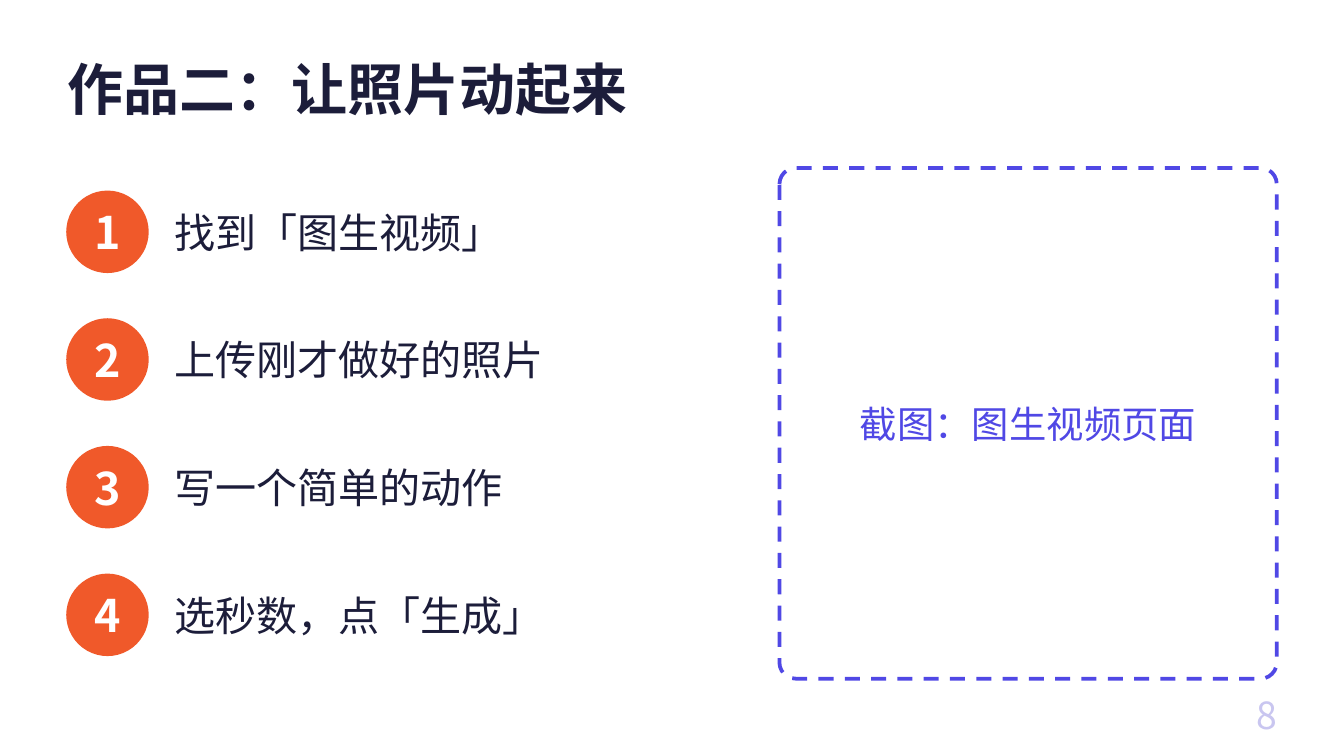
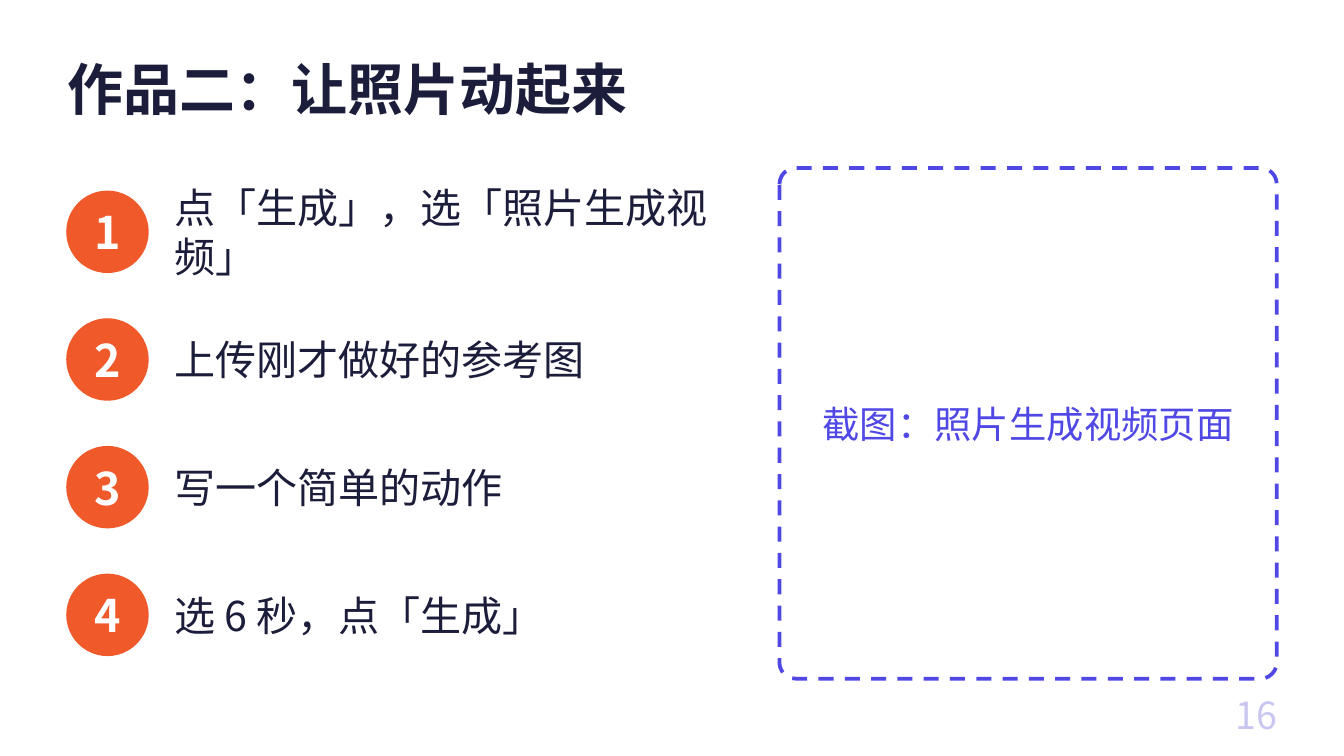
Before and after one commit to freyhuang-11/thinknova-memory, a slide deck: slide 16 of courses/CC长者课_AI情绪焕新/AI情绪焕新_长者课.pptx (slide 8 before the commit). Drawn at 1344x756 pixels with LibreOffice and Linux fonts; fonts in the diff are those of the drawing. Boxes give left, top, right and bottom in pixels: in the first picture for what was removed or moved away, otherwise in the second. Text is boxed around its words. In the diff, an @@ line names an element or a change of style, - is before the commit and + after.

```diff
--- a/courses/CC长者课_AI情绪焕新/AI情绪焕新_长者课.pptx
+++ b/courses/CC长者课_AI情绪焕新/AI情绪焕新_长者课.pptx
@@ text at [175,188,708,276]: text changed @@
-找到「图生视频」
+点「生成」，选「照片生成视频」
@@ text at [175,340,585,379]: text changed @@
-上传刚才做好的照片
+上传刚才做好的参考图
@@ text at [822,406,1233,441]: text changed @@
-截图：图生视频页面
+截图：照片生成视频页面
@@ text at [175,596,544,635]: text changed @@
-选秒数，点「生成」
+选 6 秒，点「生成」
@@ page number at [1235,701,1276,729]: text changed @@
-8
+16
```
Also in this commit, not shown: 8 other slides changed, 16 slides added, 1 slide removed, 7 other files.
